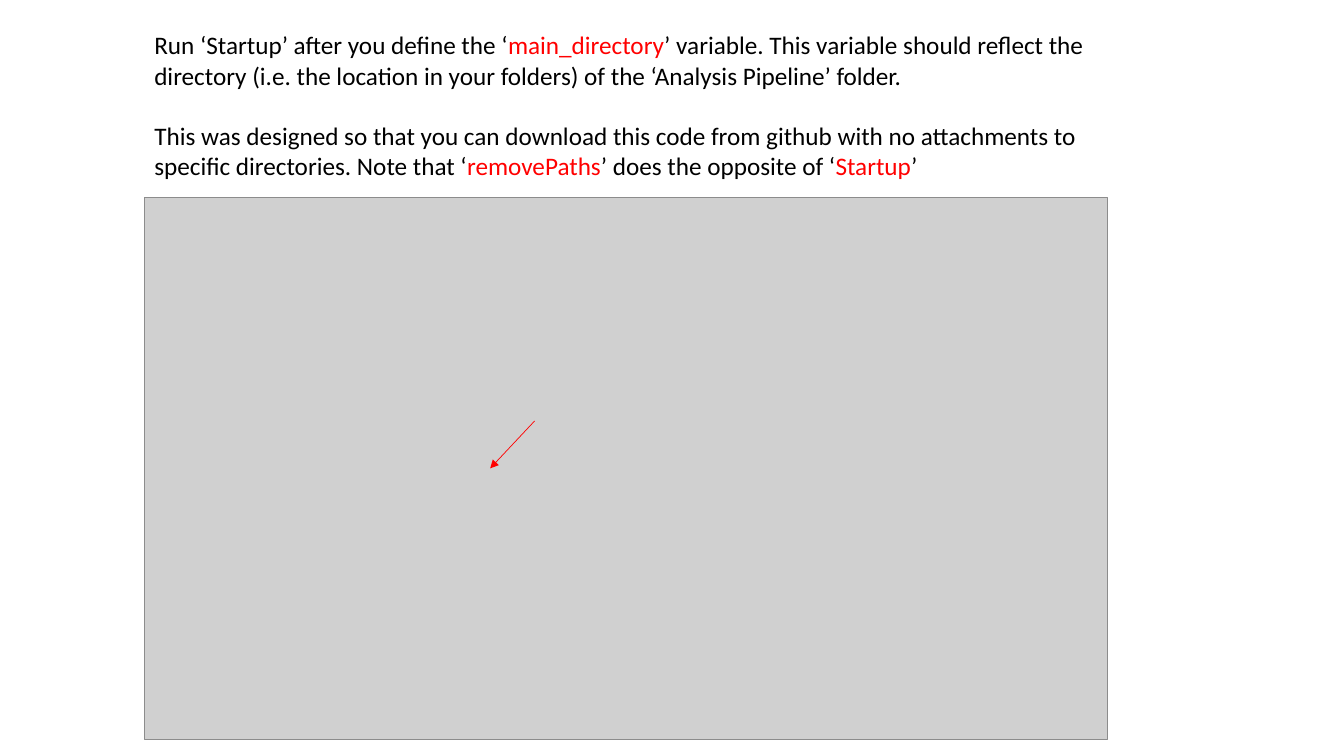
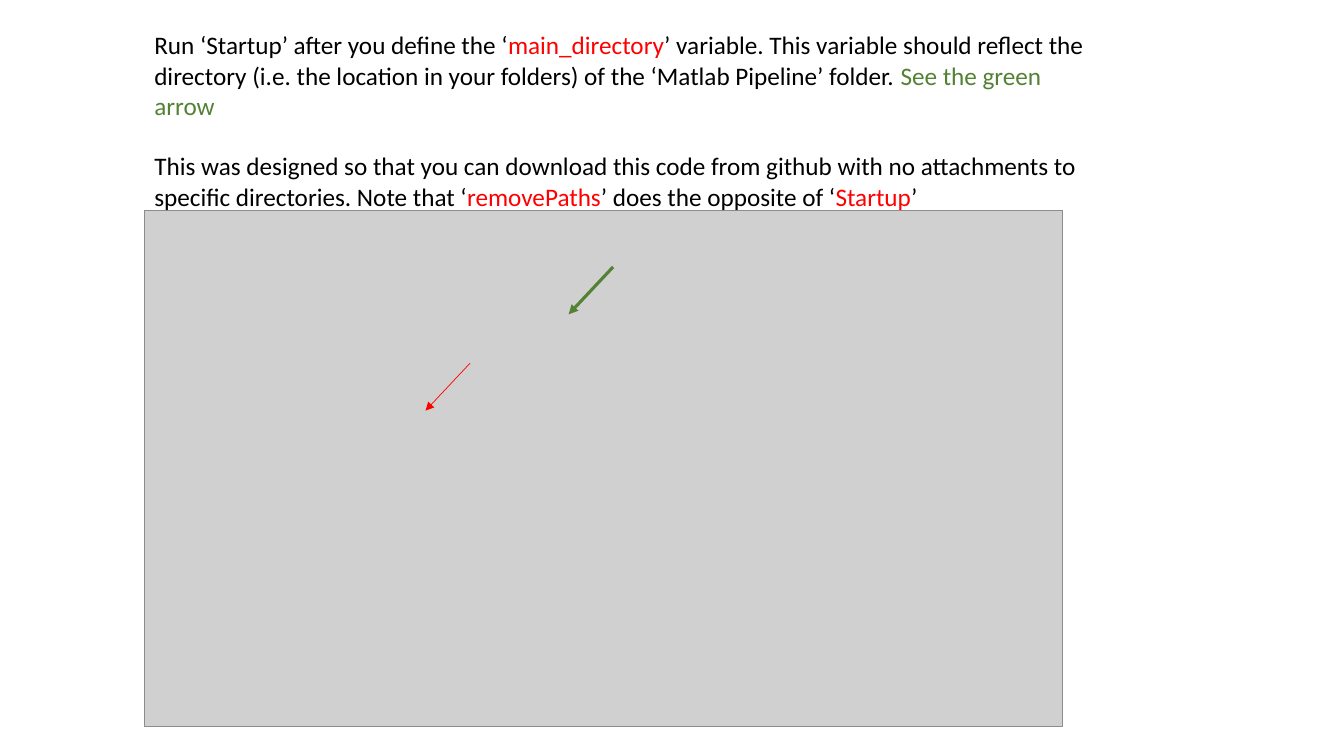
Before and after one commit to GriffinLabCode/GriffinCode, a slide deck: slide 14 of 1. Matlab Pipeline/Using the Matlab Pipeline.pptx (slide 5 before the commit). Drawn at 1344x756 pixels with LibreOffice and Linux fonts; fonts in the diff are those of the drawing; grey boxes stand for pictures. Boxes give left, top, right and bottom in pixels: in the first picture for what was removed or moved away, otherwise in the second. Text is boxed around its words. In the diff, an @@ line names an element or a change of style, - is before the commit and + after.

```diff
--- a/1. Matlab Pipeline/Using the Matlab Pipeline.pptx
+++ b/1. Matlab Pipeline/Using the Matlab Pipeline.pptx
@@ text at box(154, 36, 1083, 115): text changed @@
-Run ‘Startup’ after you define the ‘main_directory’ variable. This variable should reflect the directory (i.e. the location in your folders) of the ‘Analysis Pipeline’ folder.
+Run ‘Startup’ after you define the ‘main_directory’ variable. This variable should reflect the directory (i.e. the location in your folders) of the ‘Matlab Pipeline’ folder. See the green arrow
@@ picture: place and size @@
-picture at box(144, 198, 1107, 739)
+picture at box(144, 210, 1063, 726)
@@ arrow added from (613, 267) to (569, 315), #548235 2.25 pt @@
@@ arrow moved from (534, 421) - (490, 469) to (470, 363) - (425, 410) @@
```
Also in this commit, not shown: 2 other slides changed, 15 slides added, 34 other files.
